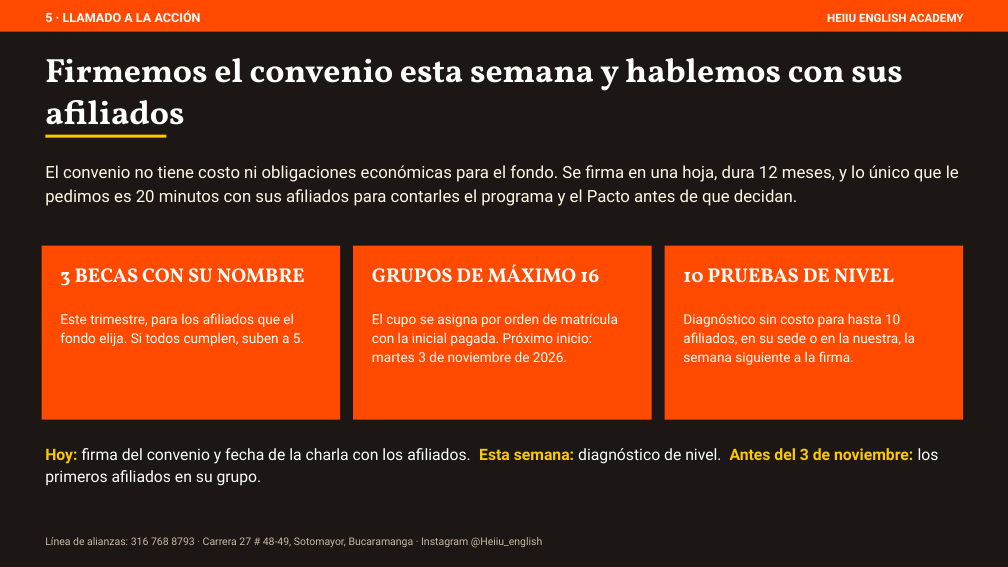
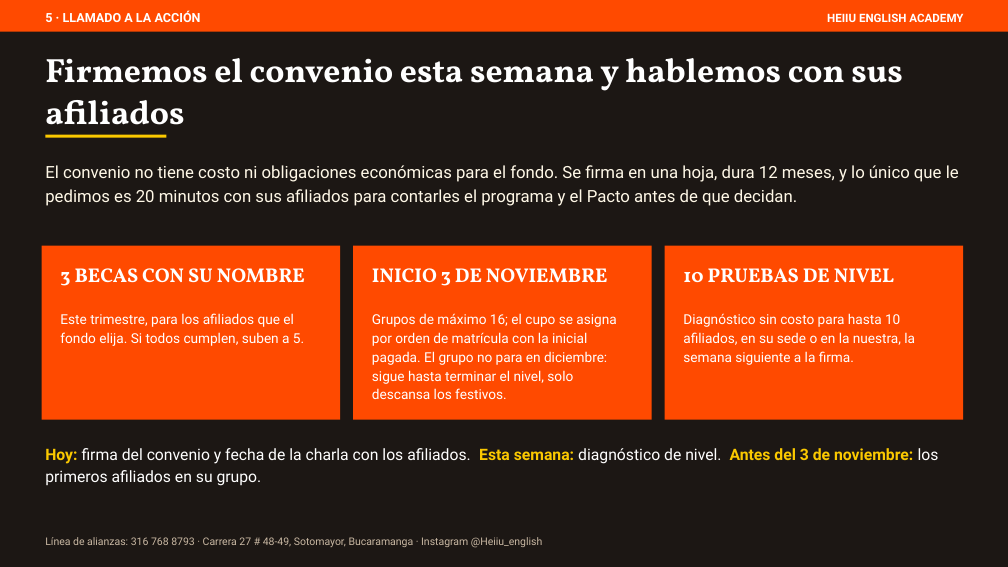
Before and after one commit to gomezrdiana/Plan-academico, a slide deck: slide 6 of recursos/comercial/B2B/PRESENTACION_FONDOS_EMPLEADOS_HEIIU.pptx. Drawn at 1008x567 pixels with LibreOffice and Linux fonts; fonts in the diff are those of the drawing. Boxes give left, top, right and bottom in pixels: in the first picture for what was removed or moved away, otherwise in the second. Text is boxed around its words. In the diff, an @@ line names an element or a change of style, - is before the commit and + after.

```diff
--- a/recursos/comercial/B2B/PRESENTACION_FONDOS_EMPLEADOS_HEIIU.pptx
+++ b/recursos/comercial/B2B/PRESENTACION_FONDOS_EMPLEADOS_HEIIU.pptx
@@ text at bbox=[372, 268, 608, 286]: text changed @@
-GRUPOS DE MÁXIMO 16
+INICIO 3 DE NOVIEMBRE
@@ text at bbox=[372, 313, 616, 399]: text changed @@
-El cupo se asigna por orden de matrícula con la inicial pagada. Próximo inicio: martes 3 de noviembre de 2026.
+Grupos de máximo 16; el cupo se asigna por orden de matrícula con la inicial pagada. El grupo no para en diciembre: sigue hasta terminar el nivel, solo descansa los festivos.
```
Also in this commit, not shown: 1 other slide changed, 10 other files.
